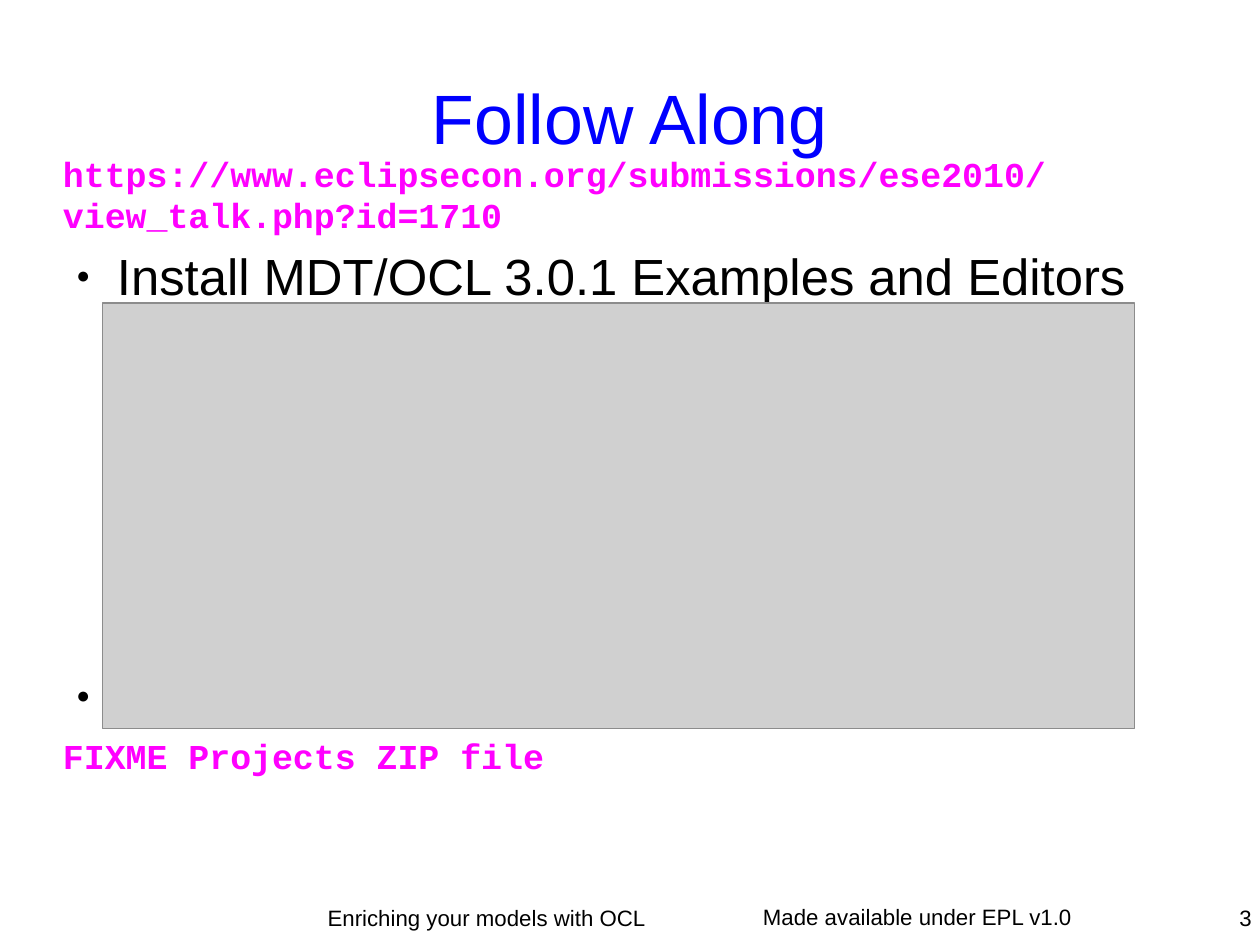
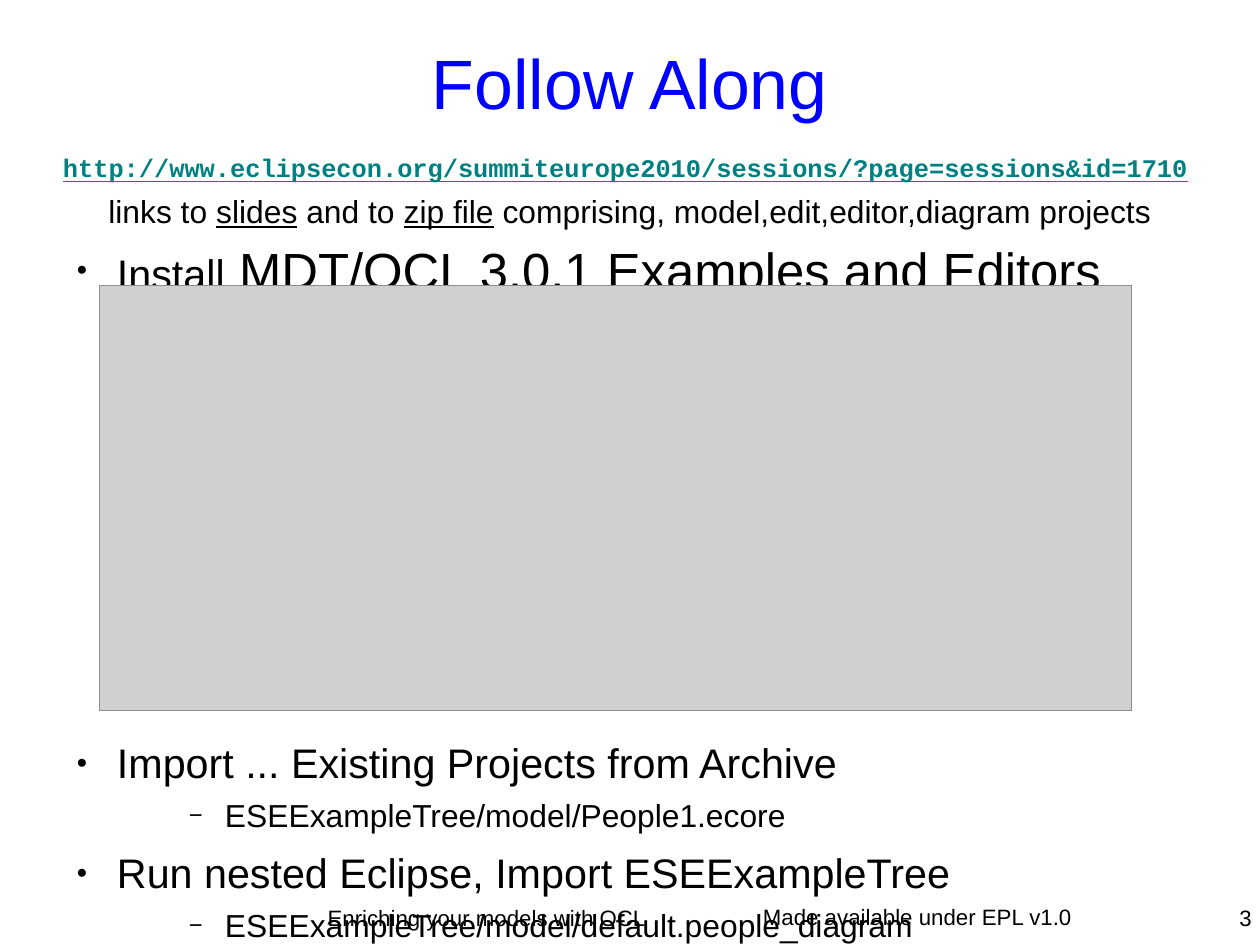
Before and after one commit to eclipse-ocl/ocl-website, a slide deck: slide 3 of ocl/docs/publications/ESE2010LongTalk/EnrichingWithOCL.odp. Drawn at 1260x945 pixels with LibreOffice and Linux fonts; fonts in the diff are those of the drawing; grey boxes stand for pictures. Boxes give left, top, right and bottom in pixels: in the first picture for what was removed or moved away, otherwise in the second. Text is boxed around its words. In the diff, an @@ line names an element or a change of style, - is before the commit and + after.

```diff
--- a/ocl/docs/publications/ESE2010LongTalk/EnrichingWithOCL.odp
+++ b/ocl/docs/publications/ESE2010LongTalk/EnrichingWithOCL.odp
@@ title "Follow Along": place and size @@
-title "Follow Along" at [432, 93, 827, 157]
+title "Follow Along" at [432, 58, 827, 122]
@@ text at [63, 158, 1187, 229]: text changed; size 22 to 16 pt; text colour #FF00FF to #008080 @@
-https://www.eclipsecon.org/submissions/ese2010/
-view_talk.php?id=1710
+http://www.eclipsecon.org/summiteurope2010/sessions/?page=sessions&id=1710
+links to slides and to zip file comprising, model,edit,editor,diagram projects
@@ text at [117, 249, 1101, 786]: size 32 to 26 pt in "Install", "Import ... Existing Projects from Archive" @@
@@ picture: place and size @@
-picture at [103, 303, 1135, 728]
+picture at [99, 286, 1132, 711]
@@ text at [117, 804, 950, 943]: text changed; size 22 to 20 pt; font Courier New to Arial; text colour #FF00FF to #000000; bold off @@
-FIXME Projects ZIP file
+    − ESEExampleTree/model/People1.ecore
+● Run nested Eclipse, Import ESEExampleTree
+    − ESEExampleTree/model/default.people_diagram
```
Also in this commit, not shown: 6 other slides changed.
